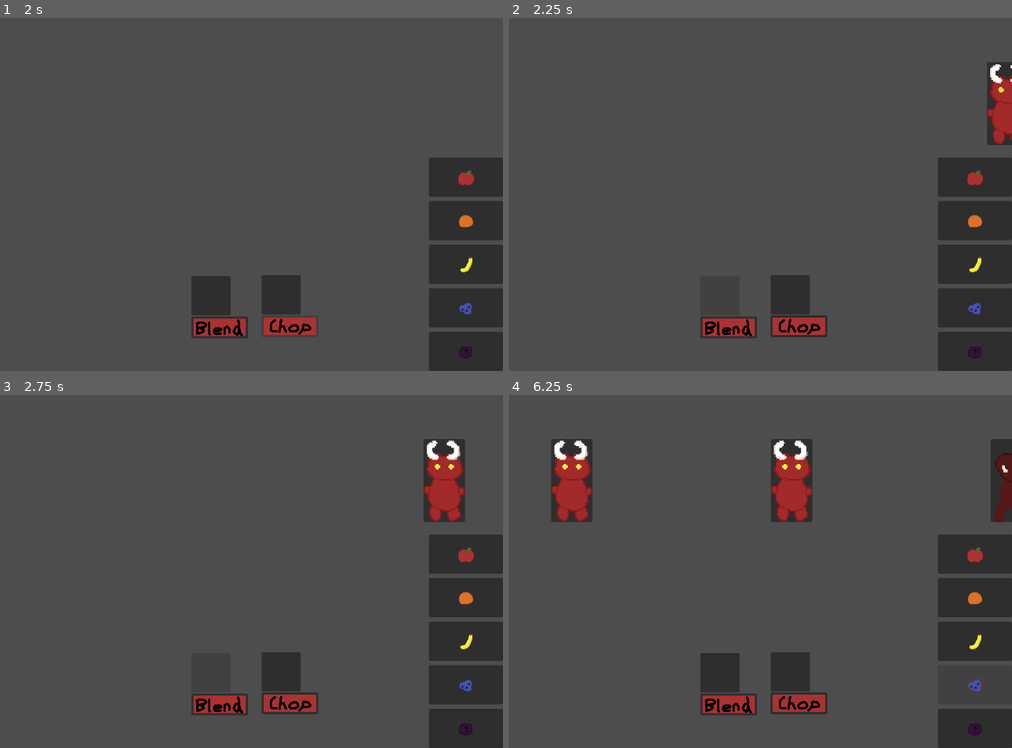
Above: before the commit, frames 1-4 (two rows, left to right).
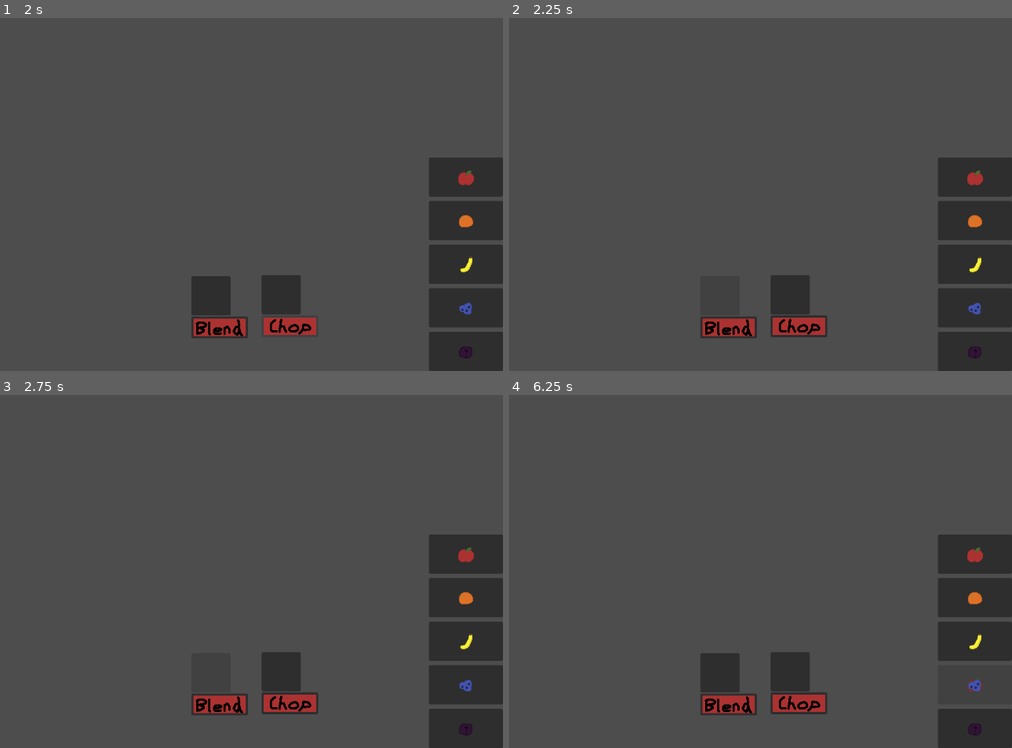
Above: after the commit, the same moments.

Repository: Tyger8540/FruitOfAllEvil
Game: Godot game, scene res://scenes/world.tscn
The game is run twice, just before and just after one commit, with the same random seed, the same clock (stepped at 60 frames per second) and the same inputs.
Inputs (mouse positions are in pixels of both pictures, inside the frame that each line leads up to):
- Up to frame 1 (2 s): click (281, 293) at 0.5 s; click (291, 325) at 1.27 s
- Up to frame 2 (2.25 s): click (720, 296) at 2 s
- Up to frame 3 (2.75 s): no input
- Up to frame 4 (6.25 s): click (951, 479) at 2.77 s; click (976, 553) at 3.5 s; click (976, 596) at 4.25 s; click (976, 642) at 5 s; click (976, 684) at 5.75 s

Frame 1 is identical in both runs. In frame 2, 1.1% of the frame differs, in the area x 95-100%, y 12-36%; in frame 3, 1.9%; in frame 4, 4.8%, in the area x 8-100%, y 12-37%.
Error after the commit: Invalid type in function 'create_customer' in base 'Node2D (CustomerManager)'. Cannot convert argument 1 from Nil to int. (res://scripts/customer_manager.gd:49)

Commit message:
Created 20 Days of Scaling Difficulty & Misc Stuff

Diff:
--- a/scenes/world.tscn
+++ b/scenes/world.tscn
@@ -1,7 +1,8 @@
-[gd_scene load_steps=10 format=3 uid="uid://bh2218a8swqql"]
+[gd_scene load_steps=11 format=3 uid="uid://bh2218a8swqql"]
 
 [ext_resource type="Script" path="res://scripts/toggle_button.gd" id="1_v8fo4"]
 [ext_resource type="PackedScene" uid="uid://c2oc4k6cal0bp" path="res://scenes/grab_button.tscn" id="2_e3ys1"]
+[ext_resource type="Script" path="res://scripts/wave_manager.gd" id="3_5808l"]
 [ext_resource type="PackedScene" uid="uid://dk1c32pis7cb6" path="res://scenes/place_pickup_button.tscn" id="5_dsf6q"]
 [ext_resource type="Texture2D" uid="uid://d1veoh23rcodj" path="res://art/fruit/Apple.png" id="5_ndhh7"]
 [ext_resource type="Texture2D" uid="uid://bkcgipbf7inyf" path="res://art/fruit/Orange.png" id="6_7cuv1"]
@@ -24,6 +25,7 @@
 script = ExtResource("1_v8fo4")
 
 [node name="CustomerManager" type="Node2D" parent="."]
+unique_name_in_owner = true
 position = Vector2(615, -113)
 script = ExtResource("7_663xw")
 
@@ -31,6 +33,10 @@
 wait_time = 2.0
 one_shot = true
 autostart = true
+
+[node name="WaveManager" type="Node2D" parent="."]
+unique_name_in_owner = true
+script = ExtResource("3_5808l")
 
 [node name="CuttingBoardButton" parent="." instance=ExtResource("5_dsf6q")]
 offset_left = 133.0
--- a/scripts/customer_manager.gd
+++ b/scripts/customer_manager.gd
@@ -4,6 +4,8 @@
 const CUSTOMER_SCENE = preload("res://scenes/customer.tscn")
 
 var customer_array: Array[Customer]
+var difficulty_queue: Array[int]
+var patience_queue: Array[int]
 
 @onready var customer_timer: Timer = $CustomerTimer
 
@@ -17,7 +19,7 @@
 	pass
 
 
-func create_customer() -> void:
+func create_customer(difficulty_level: int, patience_level: int) -> void:
 	var customer = CUSTOMER_SCENE.instantiate()
 	var customer_sprite: Texture2D
 	var i = randi_range(1, 2)
@@ -25,13 +27,16 @@
 		customer_sprite = load("res://art/customers/Demon.png")  # CHANGE THIS TO BE RANDOM WHEN HAVE MORE CUSTOMER SPRITES
 	else:
 		customer_sprite = load("res://art/customers/mehDemon2.png")
-	var difficulty_level: int
-	difficulty_level = randi_range(1, 12)  # CHANGE THIS TO BE SOMEWHAT RANDOM (BASED ON ROUND)
 	customer_array.append(customer)
 	add_child(customer)
 	customer.initialize(customer_sprite, difficulty_level, customer_array.size() - 1)
 	if customer_array.size() <= 4 and customer_timer.is_stopped():
 		customer_timer.start()
+
+
+func create_customer_queue(difficulty_array: Array[int], patience_array: Array[int]) -> void:
+	difficulty_queue = difficulty_array
+	patience_queue = patience_array
 
 
 func on_customer_left(index: int) -> void:
@@ -41,4 +46,4 @@
 
 
 func _on_customer_timer_timeout() -> void:
-	create_customer()
+	create_customer(difficulty_queue.pop_front(), patience_queue.pop_front())
--- a/scripts/signal_manager.gd
+++ b/scripts/signal_manager.gd
@@ -3,3 +3,4 @@
 
 signal grabbable_placed
 signal customer_left
+signal day_started
--- /dev/null
+++ b/scripts/wave_manager.gd
@@ -0,0 +1,77 @@
+class_name WaveManager
+extends Node2D
+
+
+@export var num_days: int
+var cur_day:= 1
+
+
+# Called when the node enters the scene tree for the first time.
+func _ready() -> void:
+	pass
+
+
+# Called every frame. 'delta' is the elapsed time since the previous frame.
+func _process(_delta: float) -> void:
+	pass
+
+
+func start_day() -> void:
+	var difficulty_array: Array[int]
+	var patience_array: Array[int]
+	var difficulty_level: int
+	difficulty_level = randi_range(1, 12)  # CHANGE THIS TO BE SOMEWHAT RANDOM (BASED ON ROUND)
+
+	match cur_day:
+		1:
+			difficulty_array = [1, 1, 1, 1, 1]
+			patience_array = [1, 1, 1, 1, 1]
+		2:
+			difficulty_array = [1, 2, 2, 4, 4, 5, 5]
+			patience_array = [1, 1, 1, 1, 1, 1, 1]
+		3:
+			difficulty_array = [1, 2, 3, 3, 6, 6, 3, 5, 6, 4]
+			patience_array = [1, 1, 1, 1, 1, 1, 1, 1, 1, 1]
+		4:
+			difficulty_array = [4, 5, 6, 5, 6, 4, 6, 4, 5, 5]
+			patience_array = [1, 2, 2, 1, 1, 2, 1, 2, 2, 2]
+		5:
+			difficulty_array = [3, 6, 2, 5, 3, 4, 5, 6, 1, 4, 3, 6]
+			patience_array = [2, 2, 3, 2, 3, 2, 2, 3, 2, 2, 3, 3]
+		6:
+			difficulty_array = [7, 4, 2, 6, 8, 5, 9, 3, 9, 7, 6, 8]
+			patience_array = [1, 3, 3, 2, 1, 2, 1, 3, 1, 1, 2, 1]
+		7:
+			difficulty_array = [9, 8, 7, 7, 9, 9, 8, 7, 8, 8, 9, 7, 8, 9, 7]
+			patience_array = [1, 1, 2, 2, 1, 1, 1, 2, 1, 1, 1, 2, 1, 1, 2]
+		8:
+			difficulty_array = [5, 9, 4, 1, 3, 9, 6, 8, 2, 8, 7, 6, 7, 4, 9]
+			patience_array = [3, 2, 3, 3, 3, 2, 3, 2, 3, 2, 2, 3, 2, 3, 2]
+		9:
+			difficulty_array = [10, 5, 8, 12, 6, 11, 10, 3, 7, 12]
+			patience_array = [1, 3, 3, 1, 3, 2, 2, 3, 3, 2]
+		10:
+			difficulty_array = [10, 12, 10, 11, 10, 12, 12, 11, 11, 10]
+			patience_array = [3, 2, 3, 2, 3, 2, 2, 2, 2, 3]
+		11:
+			difficulty_array = [1, 11, 9, 5, 11, 8, 12, 10, 7, 2, 10, 12, 6, 8, 11]
+			patience_array = [4, 2, 3, 4, 2, 3, 2, 2, 3, 4, 2, 2, 4, 3, 2]
+		12:
+			difficulty_array = [5, 9, 11, 7, 6, 12, 3, 8, 9, 10, 12, 4, 6, 8, 11]
+			patience_array = [4, 4, 3, 4, 4, 3, 4, 4, 4, 3, 3, 4, 4, 4, 3]
+		13:
+			difficulty_array = [3, 1, 2, 5, 1, 6, 2, 4, 3, 5, 2, 1, 4, 2, 1, 5, 3]
+			patience_array = [5, 5, 5, 4, 5, 4, 5, 5, 5, 4, 5, 5, 4, 5, 5, 4, 5]
+		14:
+			difficulty_array = [7, 10, 4, 9, 12, 11, 6, 8, 5, 10, 12, 7, 7, 11, 11, 4, 5, 12, 9, 10]
+			patience_array = [5, 4, 6, 5, 4, 4, 6, 5, 6, 4, 4, 5, 5, 4, 4, 6, 6, 4, 5, 4]
+		15:
+			difficulty_array = [9, 6, 12, 12, 12, 6, 6, 9, 6, 12, 9, 9, 6, 12, 6, 12, 12, 9, 6, 12]
+			patience_array = [6, 6, 5, 5, 5, 6, 6, 6, 6, 5, 6, 6, 6, 5, 6, 5, 5, 6, 6, 5]
+
+	SignalManager.day_started.emit(difficulty_array, patience_array)
+
+
+func finish_day() -> void:
+	cur_day += 1
+	pass
Not shown, added: audio/sfx/Blender.wav.import
Not shown, added: audio/sfx/Cut.wav.import
Not shown, added: audio/sfx/Ding_Customer.wav.import
Not shown, added: audio/sfx/Drop.wav.import
Not shown, added: audio/sfx/Eat_1.wav.import
Not shown, added: audio/sfx/Eat_2.wav.import
Not shown, added: audio/sfx/Eat_3.wav.import
Not shown, added: audio/sfx/Grab.wav.import
Not shown, added: audio/sfx/Place or Grab_backup.wav.import
Not shown, added: audio/sfx/Blender.wav
Not shown, added: audio/sfx/Cut.wav
Not shown, added: audio/sfx/Ding_Customer.wav
(and 6 more such lines)
